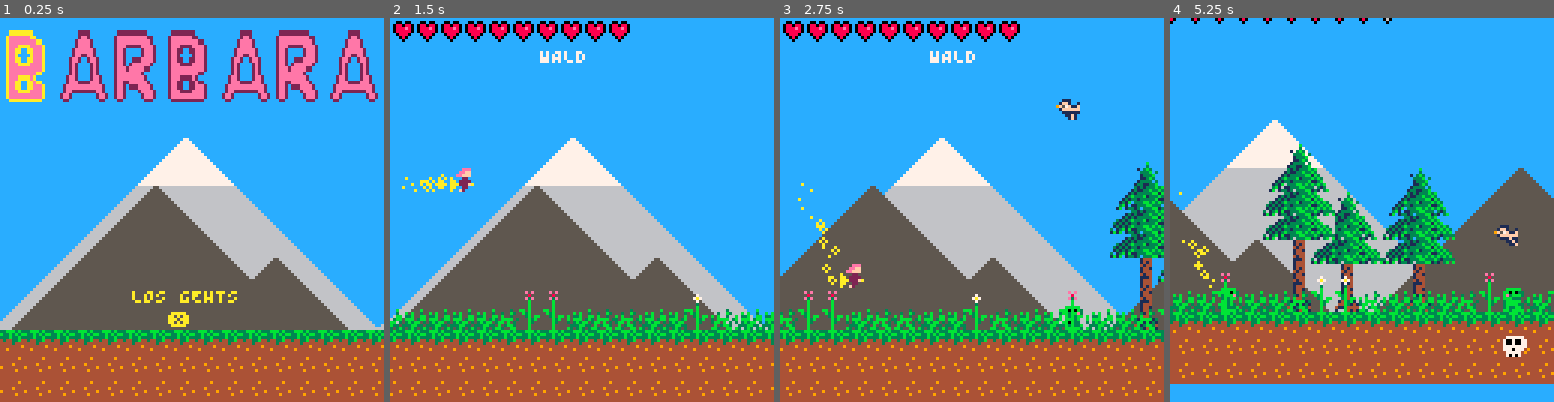
Above: before the commit, frames 1-4 (left to right).
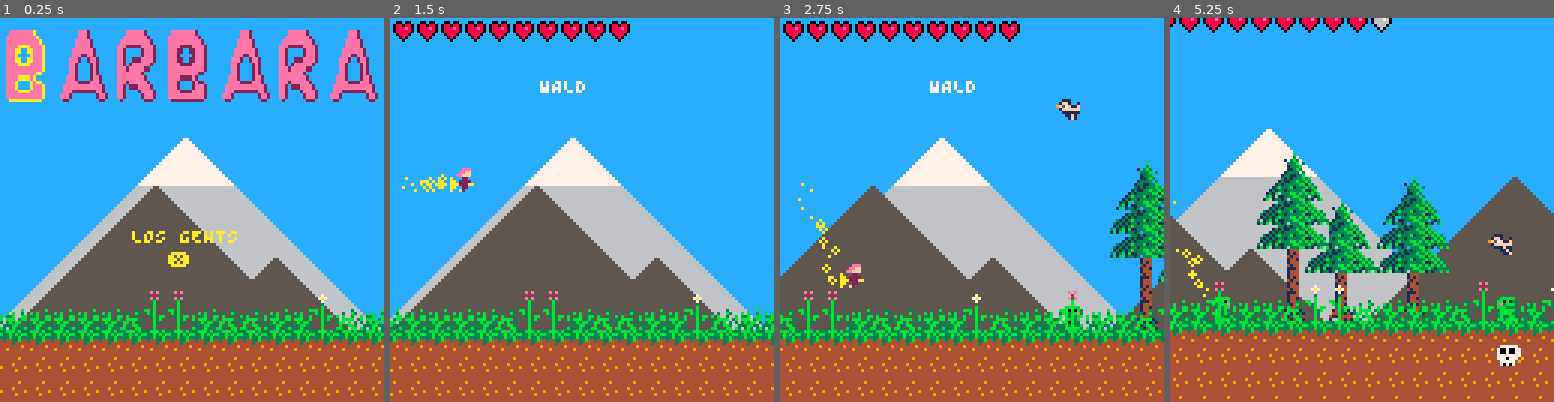
Above: after the commit, the same moments.

Repository: theGEBIRGE/BARBARA
Game: PICO-8 cartridge barbara.p8
Same seed, same stepped clock (60 frames per second), same inputs: the game is played once before the commit and once after it.
Inputs:
- Up to frame 1 (0.25 s): no input
- Up to frame 2 (1.5 s): tap X (X key) at 1.07 s
- Up to frame 3 (2.75 s): tap X (X key) at 2.07, 2.4, 2.73 s; hold Down from 2.42 s (still down)
- Up to frame 4 (5.25 s): release Down at 2.82 s; tap X (X key) every 0.33 s from 3.07 to 5.07 s; hold Up 3.58-4.08 s; hold Down 4.58-5.08 s

The runs differ from the first frame. In frame 1, 5.6% of the frame differs, in the area x 0-100%, y 3-82%; in frame 2, 0.4%; in frame 3, 0.4%; in frame 4, 28%, in the area x 0-100%, y 0-100%.

Commit message:
Draw another map beneath the ground
This way the screen shake won't reveal the background color.

Diff:
--- a/barbara.p8
+++ b/barbara.p8
@@ -46,19 +46,6 @@
 
 function init_scenes()
   scenes = {}
-
-  scenes["GAME_OVER"] = {
-    init = function()
-      music(-1, 300)
-    end,
-    update = function()
-      if(btn(5)) _init()
-    end,
-    draw = function()
-      cls()
-      print("PRESS ❎ TO CONTINUE")
-    end
-  }
 
   scenes["START"] = {
     ticks = 0,
@@ -129,8 +116,11 @@
         pal()
       end
 
-      print("LOS GEHTS", 44, 90, 10)
-      print("❎", 56, 98)
+      map(32, 16, self.foreground_x, 0, 32, 16)
+      map(32, 16, self.foreground_x + 128*2, 0, 32, 16)
+
+      print("LOS GEHTS", 44, 70, 10)
+      print("❎", 56, 78, 10)
     end
   }
 
@@ -197,9 +187,13 @@
       palt(8, true)
       map(0, 0, self.map_x, 0, 64, 16)
       map(0, 0, self.map_x + 128 * 4, 0, 64, 16)
+      -- draw more ground outside the viewport
+      -- so that the screen shake won't reveal the blue background
+      map(0, 15, self.map_x, 128, 128, 3)
+      map(0, 15, self.map_x + 128 * 4, 128, 64, 3)
       palt()
 
-      if (self.spawn_x < 30) print("WALD", 50, 10, 7)
+      if (self.spawn_x < 30) print("WALD", 50, 20, 7)
       foreach(curr_e, function(e) e:draw() end)
       w:draw()
       map(32, 16, self.foreground_x, 0, 32, 16)
@@ -287,7 +281,7 @@
       map(0, 16, self.map_x, 0, 32, 16)
       map(0, 16, self.map_x + 128 * 2, 0, 32, 16)
       palt()
-      if (self.spawn_x < 30) print("BERG", 55, 10, 7)
+      if (self.spawn_x < 30) print("BERG", 55, 20, 7)
       foreach(curr_e, function(e) e:draw() end)
       w:draw()
       draw_hp()
@@ -423,7 +417,7 @@
       if(time() - self.t > 1) then
         if (not self.fireworks
         [self.curr_firework]) then
-          change_scene("GAME_OVER")
+          change_scene("START")
           return
         end
         self:explode(unpack(self.fireworks[self.curr_firework]))
@@ -603,6 +597,7 @@
               w:hit()
             end
             sfx(2)
+            SHOULD_SHAKE = true
             map_collision = true
           end
         end
@@ -646,7 +641,7 @@
     w.iframes = 120
     if (w.hp <= 0) then
       SHOULD_SHAKE = false
-      change_scene("GAME_OVER")
+      change_scene("START")
     end
   end
 
@@ -1285,22 +1280,22 @@
 ff080fffff060fff000000000000000000000000cc111100cc111100000000000000000066dddd00000000000000000000000005555500000000555550000000
 fff0fffffff0ffff000000000000000000000000c1110000c111000000000000000000006ddd0000000000000000000000000050505050000005050505000000
 ffffffffffffffff00000000000000000000000011100000111000000000000000000000ddd00000000000000000000000000000000000000000000000000000
-00111000001110000011100002222222200000000000002222000000022222222220000000000000000000000000000000000000000000000000000000000000
-0166100101661001016610012eeeeeee220000000000002ee20000002eeeeeeeeee2200000000000000000000000000000000000000000000000000000000000
-9657611696576116965761162eeeeeeeee220000000002eeee2000002eeeeeeeeeee200000000000000000000000000000000000000000000000000000000000
-0166666601666666016666662eee2222eeee2000000002eeee2000002eee22222eeee20000000000000000000000000000000000000000000000000000000000
-0011111100111611001116612ee220022eee200000002eeeeee200002ee2000002eee20000000000000000000000000000000000000000000000000000000000
-0001161000001161000011162ee200002eee200000002ee22ee200002ee2000002eee20000000000000000000000000000000000000000000000000000000000
-0000161000000116000000112ee220022eee20000002ee2002ee20002ee200222eeee20000000000000000000000000000000000000000000000000000000000
-0000000000000000000000002eee2222eeee20000002e200002e20002ee202eeeeee200000000000000000000000000000000000000000000000000000000000
-7777777777717177777171772eeeeeeeeeee20000002e200002e20002eee2eeeee22000000000000000000000000000000000000000000000000000000000000
-7777777771781871777818772eeeeeeeee2200000002e200002e20002eeeeeeee200000000000000000000000000000000000000000000000000000000000000
-7771717771111111711111112eee2222e2000000002ee200002ee2002eeeeeeeee20000000000000000000000000000000000000000000000000000000000000
-7178187171111111711111112ee220022e220000002eee2222eee2002ee22eeeeee2000000000000000000000000000000000000000000000000000000000000
-7111111177711177717111712ee220022eee200002eeeeeeeeeeee202ee20222eeee200000000000000000000000000000000000000000000000000000000000
-7111111177771777777717772eee2222eeee200002ee22222222ee202ee200002eeee20000000000000000000000000000000000000000000000000000000000
-7171117177777777777777772eeeeeeeeeee20002ee2000000002ee22ee2000002eee20000000000000000000000000000000000000000000000000000000000
-77771777777777777777777702222222222200000220000000000220022000000022200000000000000000000000000000000000000000000000000000000000
+0011100000111000001110000eeeeeeee2000000000000eee20000000000eeeeee20000000000000000000000000000000000000000000000000000000000000
+016610010166100101661001eeeeeeeeee200000000000eee2000000000eeeeeeee2000000000000000000000000000000000000000000000000000000000000
+965761169657611696576116eeeeeeeeeee2000000000eeeee20000000eeeeeeeeee200000000000000000000000000000000000000000000000000000000000
+016666660166666601666666eeee2222eeee200000000eeeee2000000eee22222eeee20000000000000000000000000000000000000000000000000000000000
+001111110011161100111661eee220022eee20000000eeeeeee200000ee2000002eee20000000000000000000000000000000000000000000000000000000000
+000116100000116100001116eee200002eee20000000eee22ee200000ee2000002eee20000000000000000000000000000000000000000000000000000000000
+000016100000011600000011eee220022eee2000000eee2002ee20000ee200222eeee20000000000000000000000000000000000000000000000000000000000
+000000000000000000000000eeee2222eeee2000000ee200002e20000ee202eeeeee200000000000000000000000000000000000000000000000000000000000
+777777777771717777717177eeeeeeeeeeee2000000ee200002e20000eee2eeeee22000000000000000000000000000000000000000000000000000000000000
+777777777178187177781877eeeeeeeeee220000000ee200002e20000eeeeeeee200000000000000000000000000000000000000000000000000000000000000
+777171777111111171111111eeee2222e200000000eee200002ee2000eeeeeeeee20000000000000000000000000000000000000000000000000000000000000
+717818717111111171111111eee200002e22000000eeee2222eee2000eee2eeeeee2000000000000000000000000000000000000000000000000000000000000
+711111117771117771711171eee200002eee20000eeeeeeeeeeeee200ee20222eeee200000000000000000000000000000000000000000000000000000000000
+711111117777177777771777eeee2222eeee20000eee22222222ee200ee200002eeee20000000000000000000000000000000000000000000000000000000000
+717111717777777777777777eeeeeeeeeeee2000eee2000000002ee20ee2000002eee20000000000000000000000000000000000000000000000000000000000
+77771777777777777777777702222222222200000220000000000220002000000022200000000000000000000000000000000000000000000000000000000000
 77bbbbb77bbbbb777bbbbb7700000000000000000000000000000000000000000000000000000000000000000000000000000000000000000000000000000000
 7bb0b0b3bb0b0b37bb0b0b3700000000000000000000000000000000000000000000000000000000000000000000000000000000000000000000000000000000
 7bebbbe3bebbbe37bebbbe3700000000000000000000000000000000000000000000000000000000000000000000000000000000000000000000000000000000
